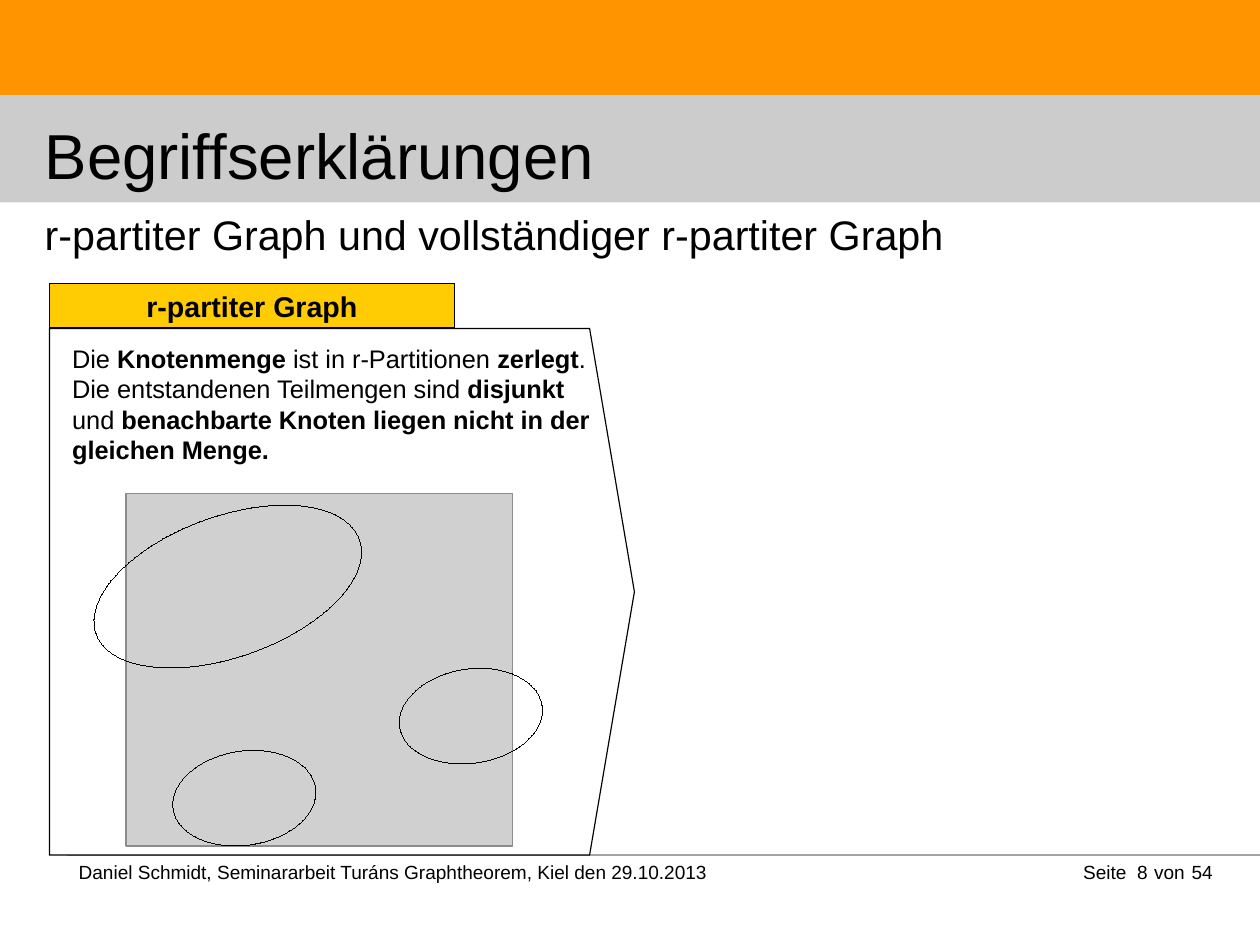
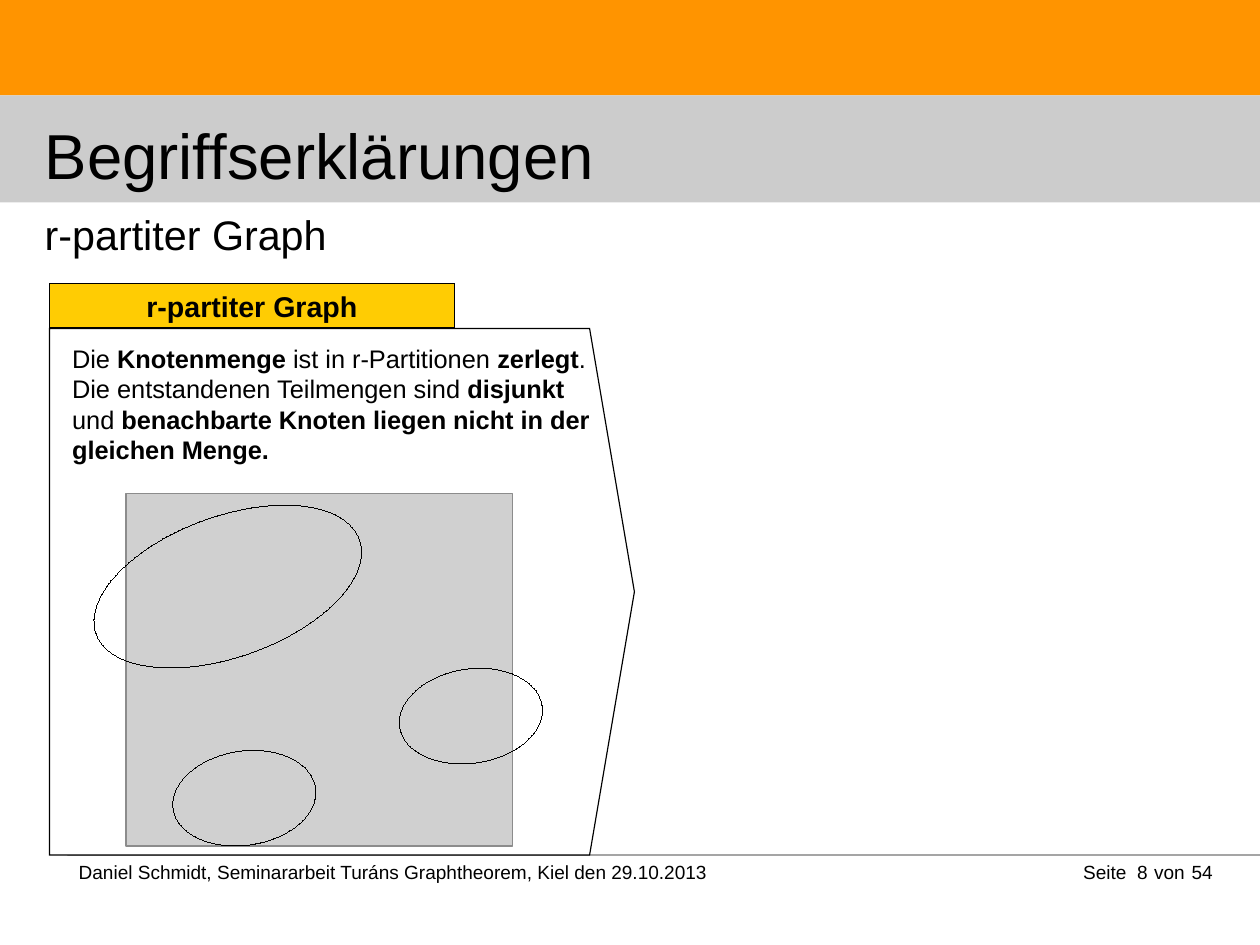
Before and after one commit to DanielMSchmidt/kombinatorik, a slide deck: slide 8 of Kombinatorik.odp. Drawn at 1260x945 pixels with LibreOffice and Linux fonts; fonts in the diff are those of the drawing; grey boxes stand for pictures. Boxes give left, top, right and bottom in pixels: in the first picture for what was removed or moved away, otherwise in the second. Text is boxed around its words. In the diff, an @@ line names an element or a change of style, - is before the commit and + after.

```diff
--- a/Kombinatorik.odp
+++ b/Kombinatorik.odp
@@ title at (45, 220, 327, 259): text changed @@
-r-partiter Graph und vollständiger r-partiter Graph
+r-partiter Graph
```
Also in this commit, not shown: 3 other slides changed.
